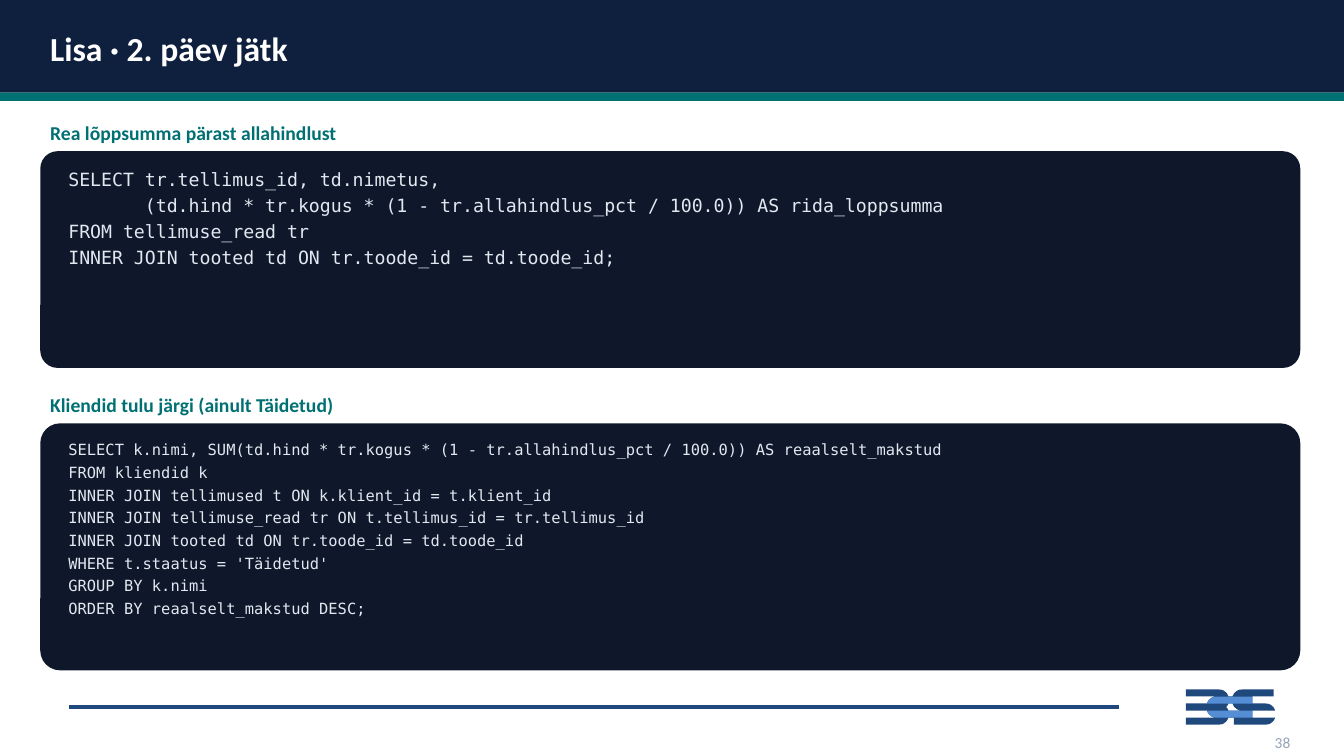
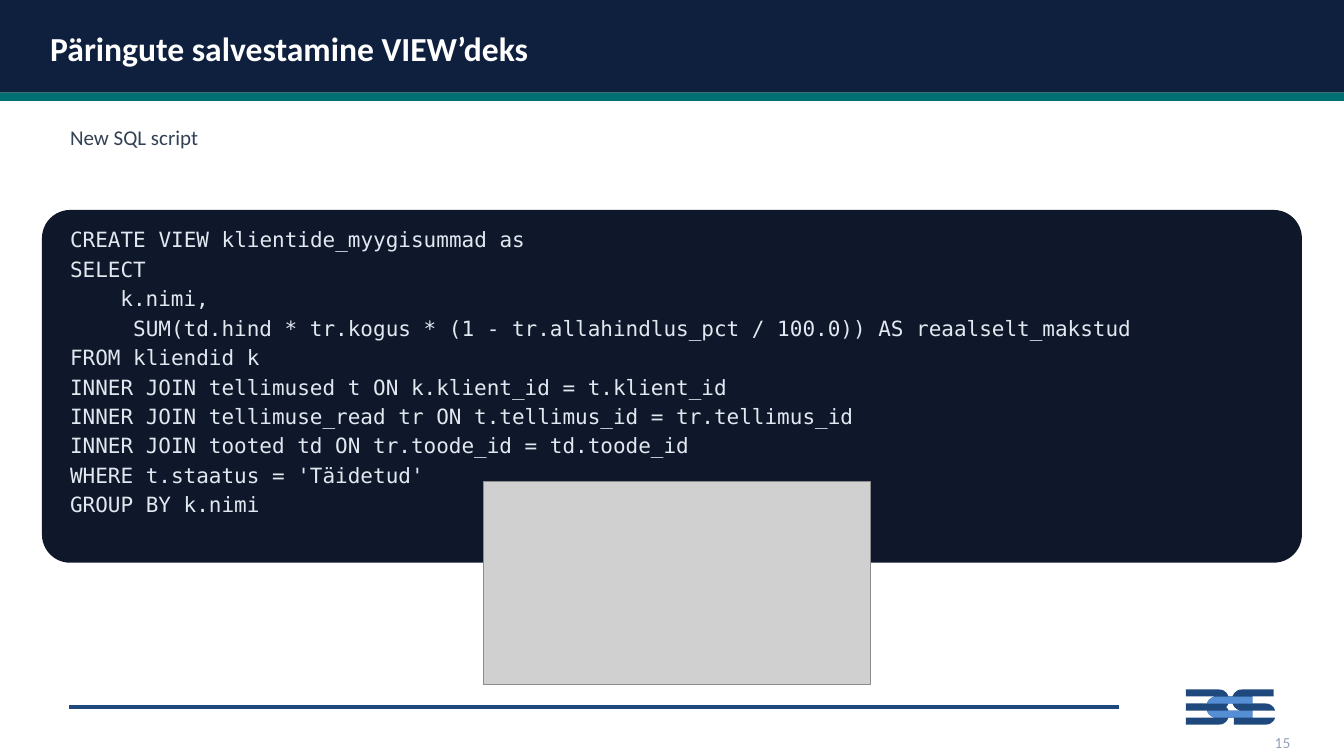
Before and after one commit to emilieabel/andmetarkus, a slide deck: slide 33 of Materjalid/Day8 SQL/8-paev-andmetarkus-esitlus.pptx (slide 26 before the commit). Drawn at 1344x756 pixels with LibreOffice and Linux fonts; fonts in the diff are those of the drawing; grey boxes stand for pictures. Boxes give left, top, right and bottom in pixels: in the first picture for what was removed or moved away, otherwise in the second. Text is boxed around its words. In the diff, an @@ line names an element or a change of style, - is before the commit and + after.

```diff
--- a/Materjalid/Day8 SQL/8-paev-andmetarkus-esitlus.pptx
+++ b/Materjalid/Day8 SQL/8-paev-andmetarkus-esitlus.pptx
@@ text at bbox=[50, 36, 528, 67]: text changed @@
-Lisa · 2. päev jätk
+Päringute salvestamine VIEW’deks
@@ text removed at bbox=[50, 126, 336, 143] @@
-Rea lõppsumma pärast allahindlust
@@ text added at bbox=[70, 130, 198, 149], 15 pt, text #334155 @@
+New SQL script
@@ text removed at bbox=[68, 172, 943, 269] @@
-SELECT tr.tellimus_id, td.nimetus,
-(td.hind * tr.kogus * (1 - tr.allahindlus_pct / 100.0)) AS rida_loppsumma
-FROM tellimuse_read tr
-INNER JOIN tooted td ON tr.toode_id = td.toode_id;
@@ rounded rectangle: place and size @@
-rounded rectangle at bbox=[40, 151, 1301, 368]
+rounded rectangle at bbox=[42, 210, 1303, 563]
@@ text "CREATE VIEW klientide_myygisummad as": place and size @@
-text "CREATE VIEW klientide_myygisummad as" at bbox=[68, 443, 942, 618]
+text "CREATE VIEW klientide_myygisummad as" at bbox=[70, 231, 1131, 513]
@@ text at bbox=[70, 231, 1131, 341]: text changed; size 11 to 15 pt @@
-SELECT k.nimi, SUM(td.hind * tr.kogus * (1 - tr.allahindlus_pct / 100.0)) AS reaalselt_makstud
+CREATE VIEW klientide_myygisummad as
+SELECT
+k.nimi,
+SUM(td.hind * tr.kogus * (1 - tr.allahindlus_pct / 100.0)) AS reaalselt_makstud
@@ text at bbox=[70, 349, 853, 513]: size 11 to 15 pt in "FROM kliendid k", "INNER JOIN tellimused t ON k.klient_id = ...", "INNER JOIN tellimuse_read tr ON t.tellimus_id = ...", "INNER JOIN tooted td ON tr.toode_id = ..." and 2 more places @@
@@ text removed at bbox=[50, 397, 333, 416] @@
-Kliendid tulu järgi (ainult Täidetud)
@@ rounded rectangle removed at bbox=[40, 423, 1301, 670] @@
@@ picture added at bbox=[484, 482, 871, 685] @@
@@ text at bbox=[68, 602, 365, 618]: paragraph removed @@
-ORDER BY reaalselt_makstud DESC;
@@ text at bbox=[1275, 738, 1291, 748]: text changed @@
-38
+15
```
Also in this commit, not shown: 17 other slides changed, 20 slides added, 5 slides removed, 7 other files.
